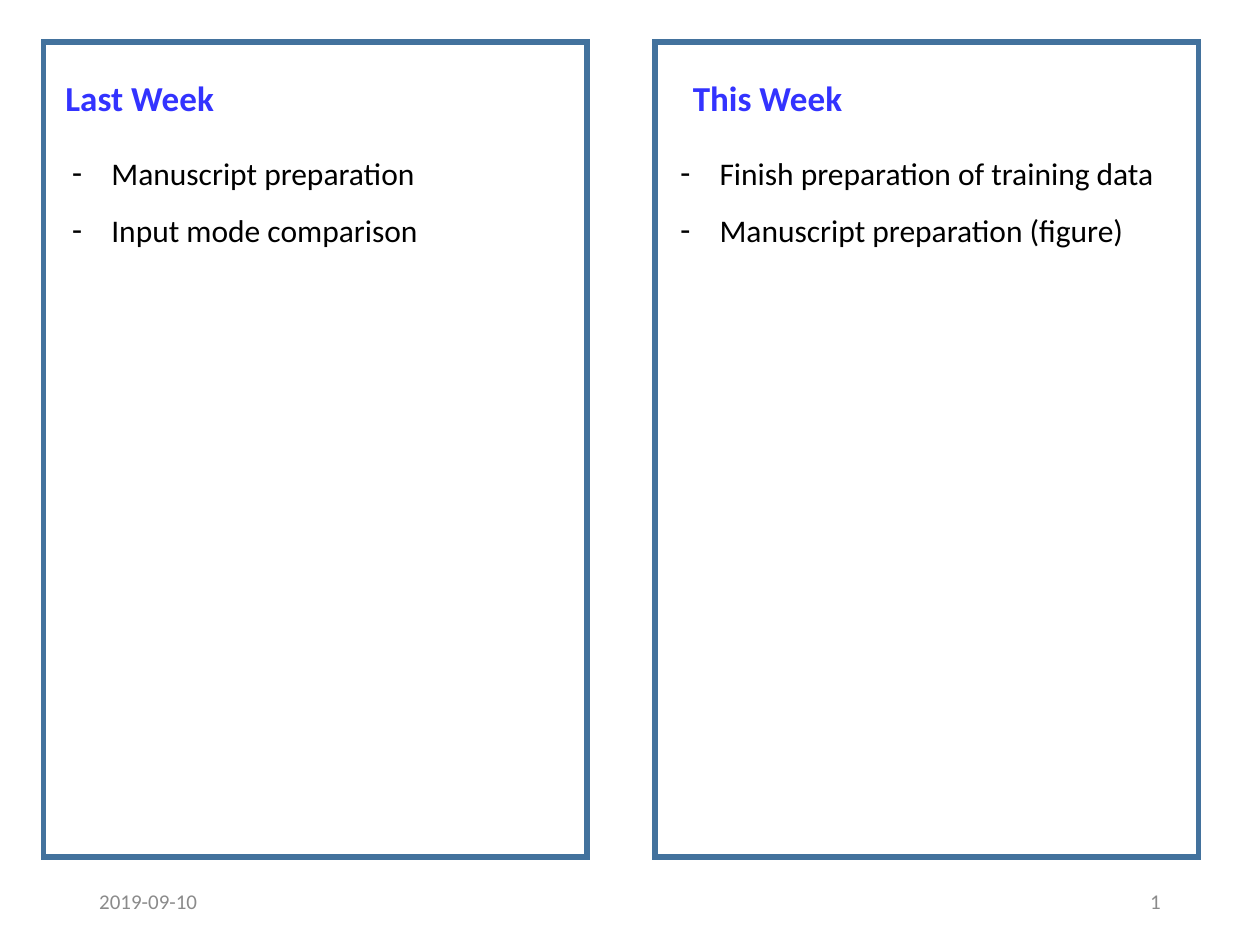
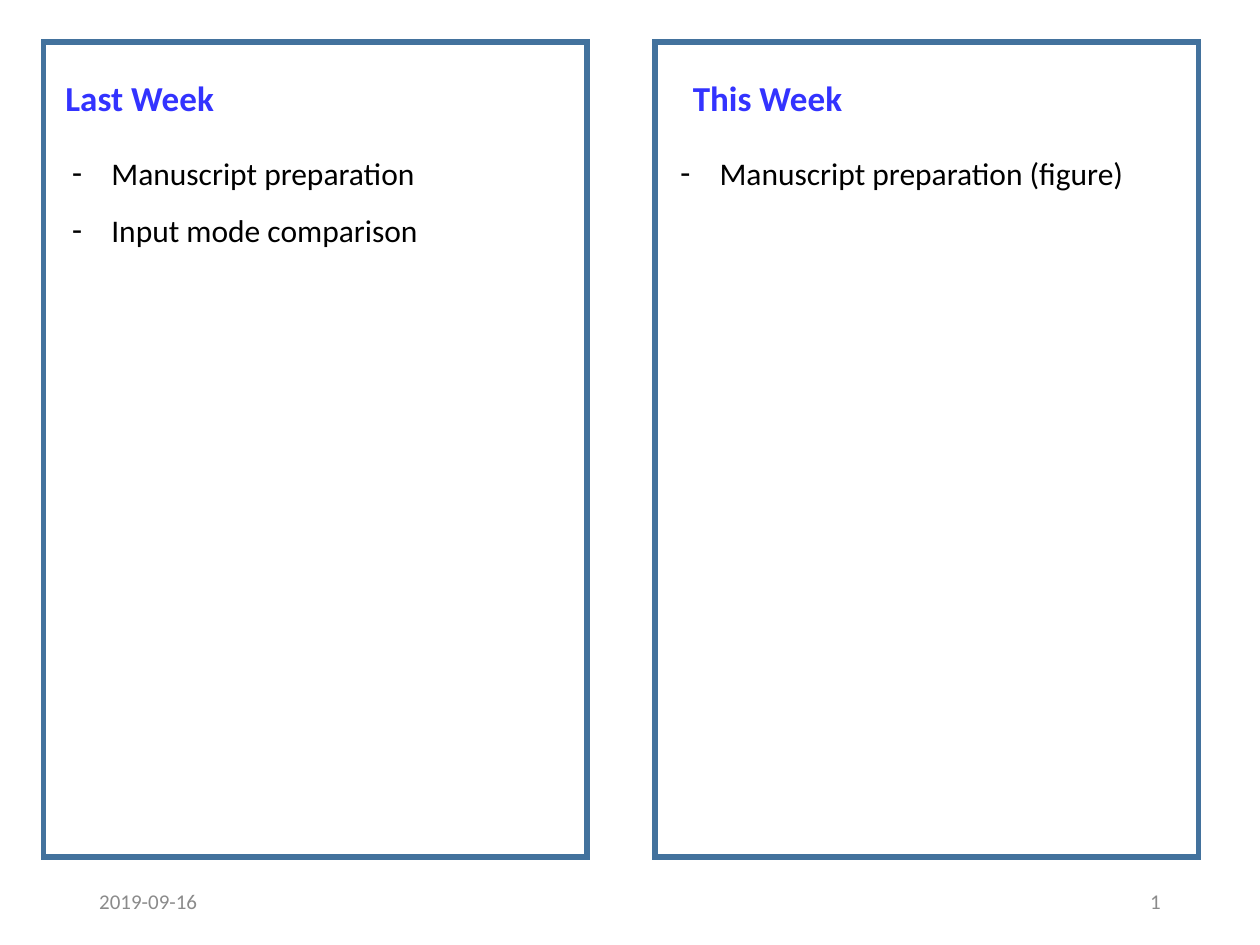
Before and after one commit to jglee96/NBTP_Lab, a slide deck: slide 1 of 랩미팅/201909/190909 (Jong).pptx. Drawn at 1260x945 pixels with LibreOffice and Linux fonts; fonts in the diff are those of the drawing. Boxes give left, top, right and bottom in pixels: in the first picture for what was removed or moved away, otherwise in the second. Text is boxed around its words. In the diff, an @@ line names an element or a change of style, - is before the commit and + after.

```diff
--- a/랩미팅/201909/190909 (Jong).pptx
+++ b/랩미팅/201909/190909 (Jong).pptx
@@ text at box(720, 163, 1154, 191): paragraph removed @@
-– Finish preparation of training data
@@ text at box(99, 895, 197, 909): text changed @@
-2019-09-10
+2019-09-16
```
Also in this commit, not shown: 2 other slides changed, 1 slide added, 2 other files.
